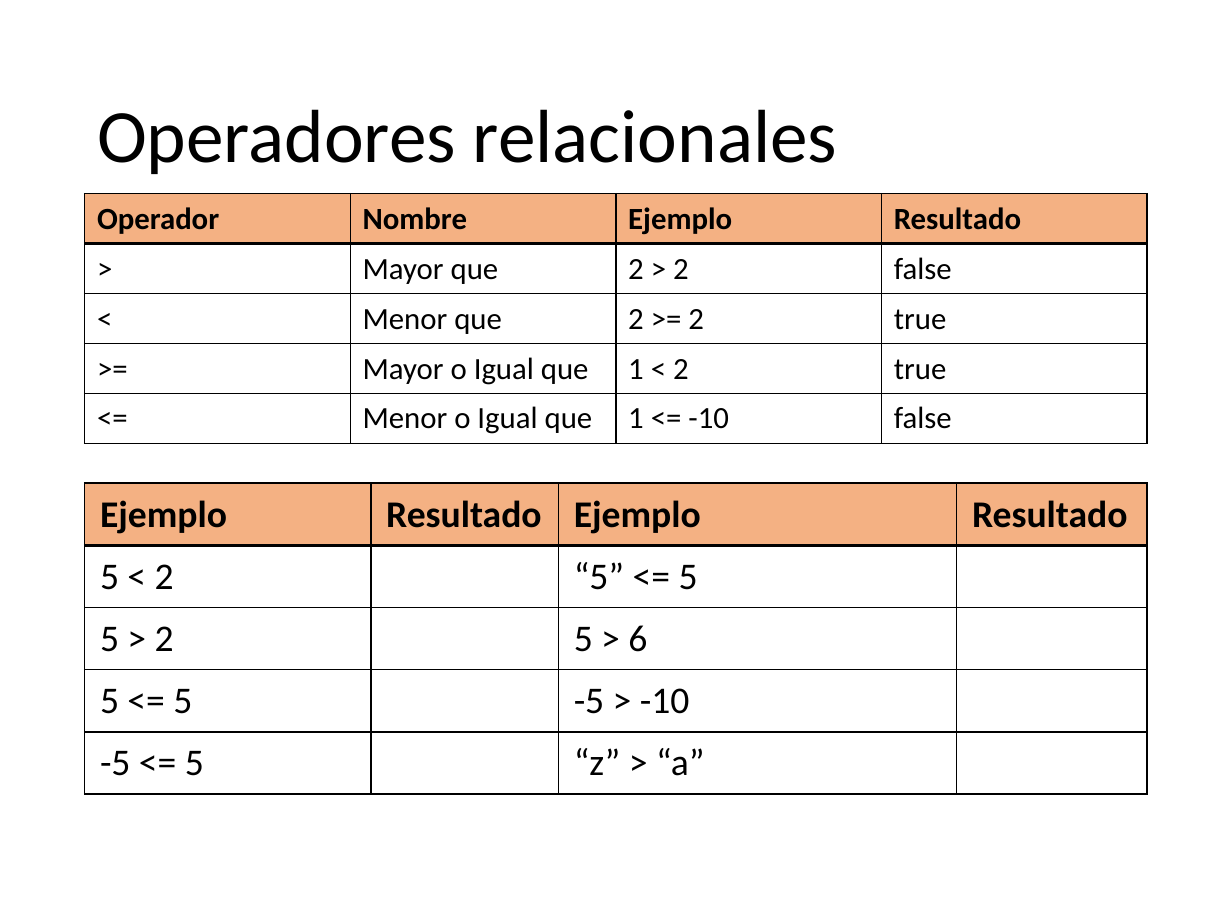
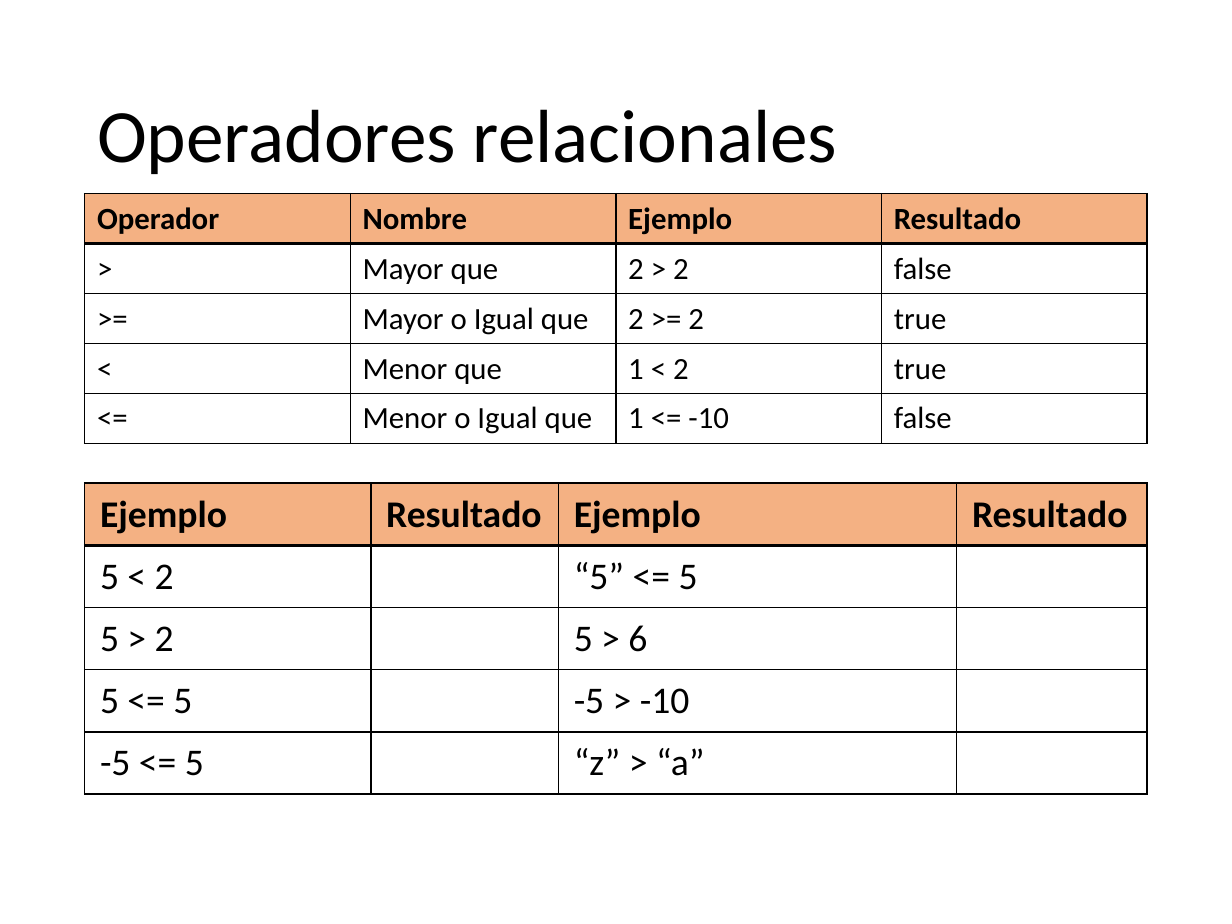
Before and after one commit to tongacapo2006/Curso_Ingreso, a slide deck: slide 11 of Clases/[2] Lógica y Control de Flujo.pptx. Drawn at 1232x924 pixels with LibreOffice and Linux fonts; fonts in the diff are those of the drawing. Boxes give left, top, right and bottom in pixels: in the first picture for what was removed or moved away, otherwise in the second. Text is boxed around its words. In the diff, an @@ line names an element or a change of style, - is before the commit and + after.

```diff
--- a/Clases/[2] Lógica y Control de Flujo.pptx
+++ b/Clases/[2] Lógica y Control de Flujo.pptx
@@ table at [85,193,1149,444] @@
-row 3, column 1: <
+row 3, column 1: >=
-row 3, column 2: Menor que
+row 3, column 2: Mayor o Igual que
-row 4, column 1: >=
+row 4, column 1: <
-row 4, column 2: Mayor o Igual que
+row 4, column 2: Menor que
```
Also in this commit, not shown: 5 other slides changed, 1 other file.
